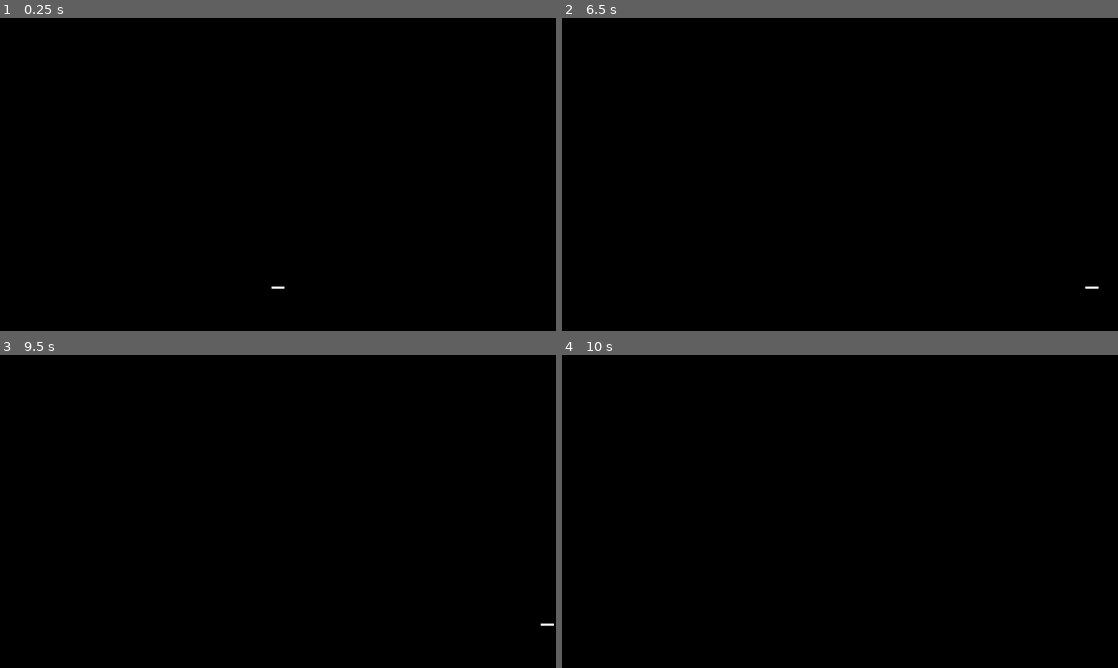
Above: before the commit, frames 1-4 (two rows, left to right).
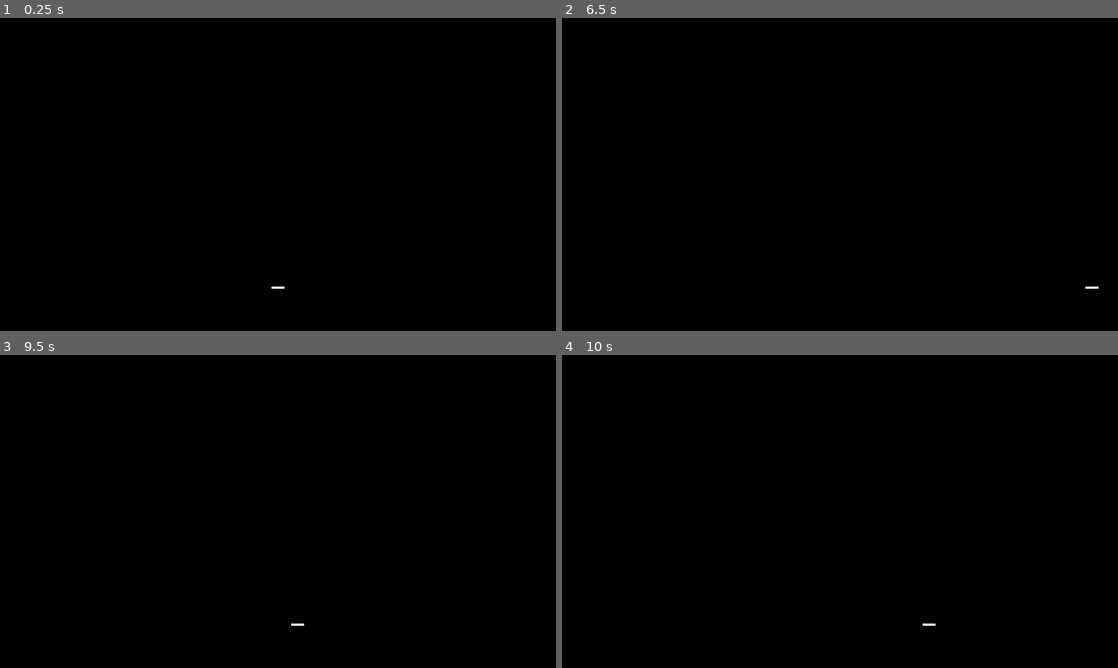
Above: after the commit, the same moments.

Repository: loyab1/20GameChallenge
Game: Godot game, scene res://Scenes/main_scene.tscn
Same seed, same stepped clock (60 frames per second), same inputs: the game is played once before the commit and once after it.
Inputs:
- Up to frame 1 (0.25 s): no input
- Up to frame 2 (6.5 s): tap Enter at 0.5, 2, 3.5 s; hold D (move_right) 0.53-2.03 s; tap Space at 1.25, 2.75, 4.25 s; hold A (move_left) 2.03-4.28 s; hold D (move_right) from 4.28 s (still down)
- Up to frame 3 (9.5 s): release D (move_right) at 8.03 s; hold A (move_left) from 8.03 s (still down)
- Up to frame 4 (10 s): release A (move_left) at 9.53 s; hold D (move_right) from 9.53 s (still down)

Frames 1-2 are identical in both runs. In frame 3, less than 0.1% of the frame differs, in the area x 52-100%, y 85-87%; in frame 4, less than 0.1%.

Commit message:
[Breakthrough] Created Game Space will Walls and Ceiling

Diff:
--- a/Game 2 Breakout/Scenes/main_scene.tscn
+++ b/Game 2 Breakout/Scenes/main_scene.tscn
@@ -1,6 +1,15 @@
 [gd_scene format=3 uid="uid://dpdgmo22ciaev"]
 
 [ext_resource type="PackedScene" uid="uid://dxqxg2u88e0j7" path="res://Scenes/paddle.tscn" id="1_52fb6"]
+
+[sub_resource type="RectangleShape2D" id="RectangleShape2D_52fb6"]
+size = Vector2(20, 720)
+
+[sub_resource type="RectangleShape2D" id="RectangleShape2D_jv6wh"]
+size = Vector2(20, 1280)
+
+[sub_resource type="RectangleShape2D" id="RectangleShape2D_6l7je"]
+size = Vector2(20, 720)
 
 [node name="MainScene" type="Node2D" unique_id=1950882881]
 
@@ -11,3 +20,23 @@
 
 [node name="Paddle" parent="." unique_id=348582553 instance=ExtResource("1_52fb6")]
 position = Vector2(640, 620)
+
+[node name="Leftwall" type="StaticBody2D" parent="." unique_id=1309994731]
+
+[node name="CollisionShape2D" type="CollisionShape2D" parent="Leftwall" unique_id=985119066]
+position = Vector2(-10, 360)
+shape = SubResource("RectangleShape2D_52fb6")
+
+[node name="TopWall" type="StaticBody2D" parent="." unique_id=1872793388]
+rotation = -1.5707964
+
+[node name="CollisionShape2D" type="CollisionShape2D" parent="TopWall" unique_id=358862231]
+position = Vector2(9.999986, 640)
+shape = SubResource("RectangleShape2D_jv6wh")
+
+[node name="RightWall" type="StaticBody2D" parent="." unique_id=738389125]
+position = Vector2(1280, 0)
+
+[node name="CollisionShape2D" type="CollisionShape2D" parent="RightWall" unique_id=1455396006]
+position = Vector2(10, 360)
+shape = SubResource("RectangleShape2D_6l7je")
